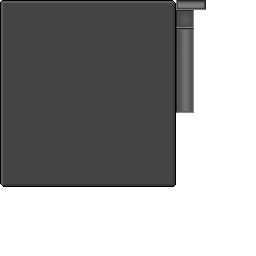
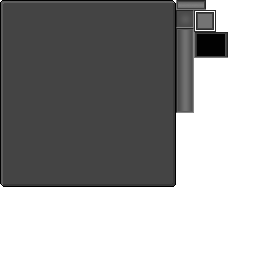
Layer changes from the first 256px x 256px image to the second:
added layer "Layer 4" above "Layer 3" over (194, 32, 228, 58)
moved "Layer 3" above "Gradient Fill 1", painted on it over (194, 10, 216, 58)
moved "Layer 1" below "Layer 2", painted on it over (194, 10, 206, 58)
